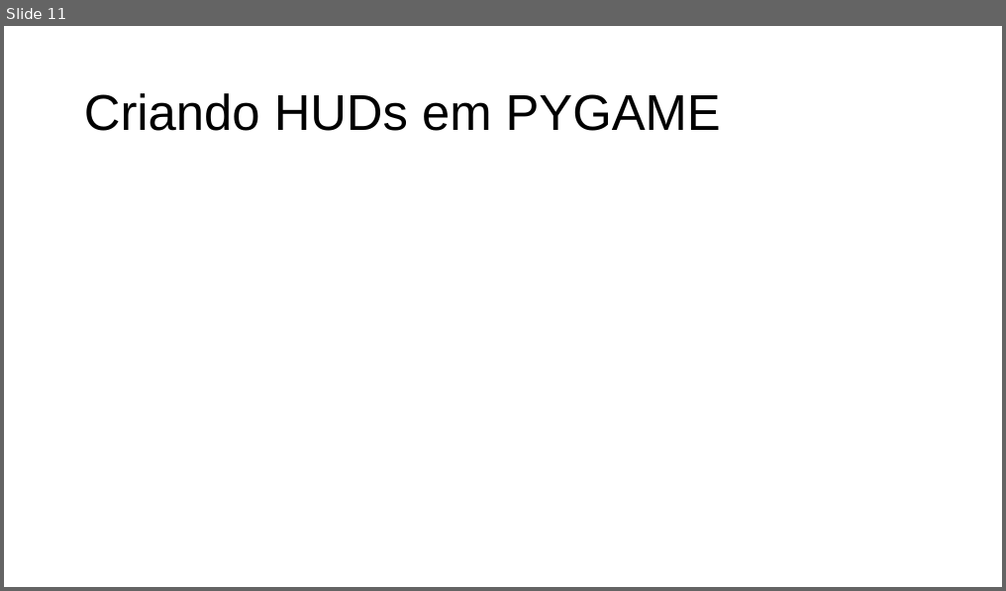
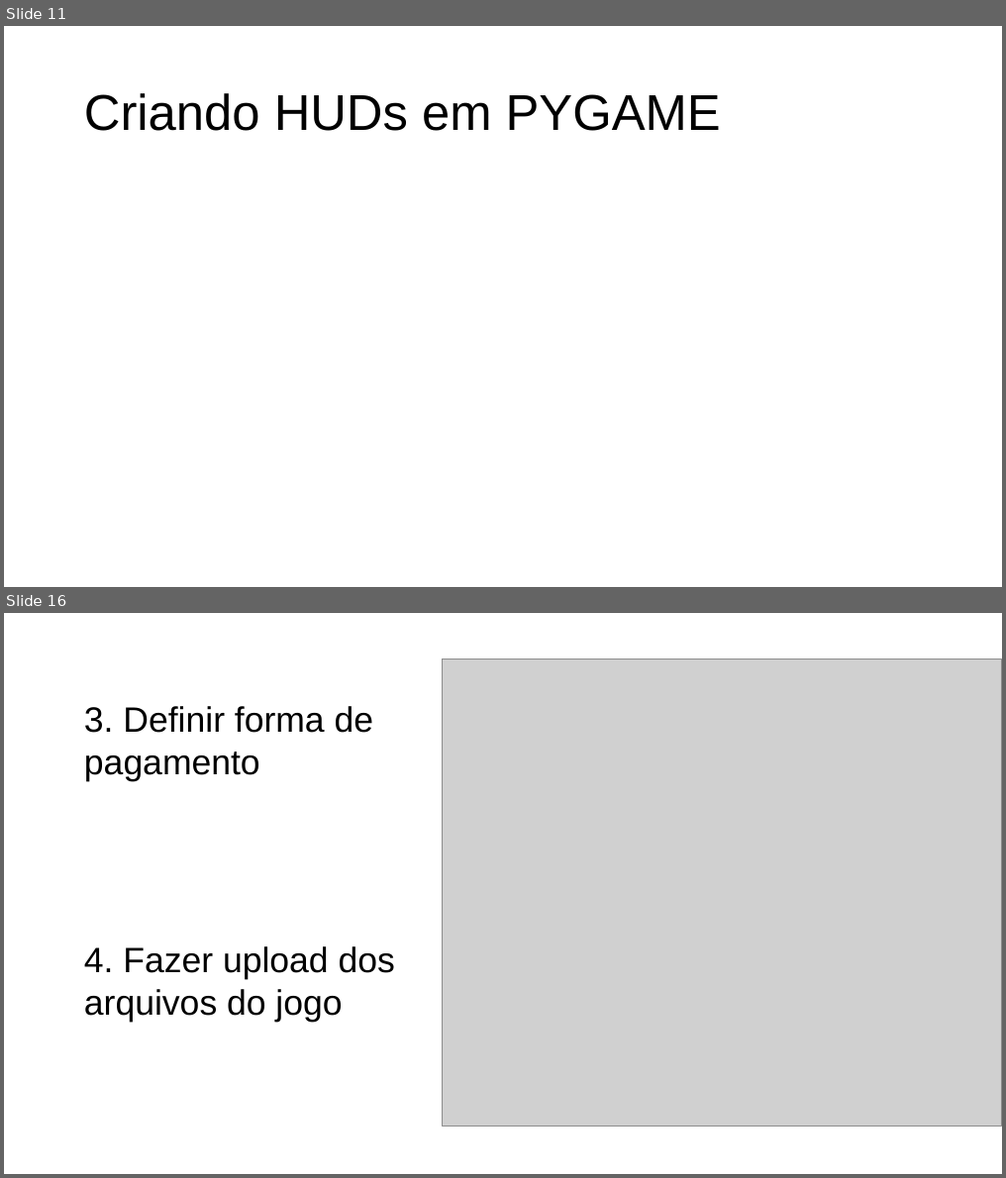
Before and after one commit to Victor7095/flappy-bird-pygame, a slide deck: slide_flappy_bird.pdf.odp. Shown one above the other, each under a label of ours: slide 11 before the commit, slides 11 and 16 after it; the slides between them are not shown. The pictures are 1006x591 and 1006x1178 pixels, drawn with LibreOffice and Linux fonts; fonts in the diff are those of the drawing; grey boxes stand for pictures. Boxes give left, top, right and bottom in pixels: in the first picture for what was removed or moved away, otherwise in the second. Text is boxed around its words. In the diff, an @@ line names an element or a change of style, - is before the commit and + after.

```diff
--- a/slide_flappy_bird.pdf.odp
+++ b/slide_flappy_bird.pdf.odp
@@ slide 16 added at (4, 613, 1002, 1174), background #FFFFFF @@
@@ picture added at (443, 660, 1002, 1127) @@
@@ text added at (84, 706, 374, 781), 28 pt, text #000000 @@
+3. Definir forma de pagamento
@@ text added at (84, 947, 395, 1022), 28 pt, text #000000 @@
+4. Fazer upload dos arquivos do jogo
```
Also in this commit, not shown: 9 slides changed, 6 other slides added.
